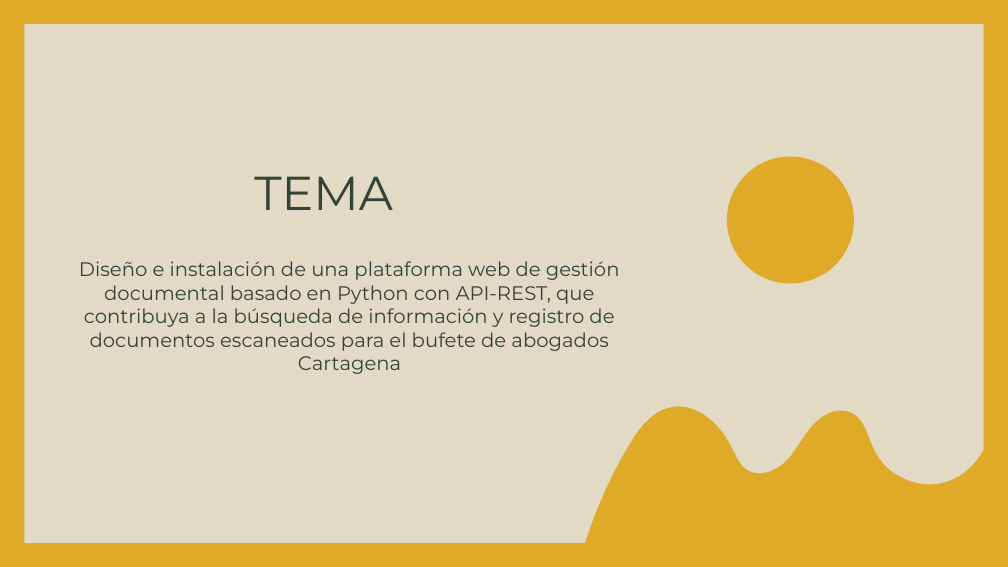
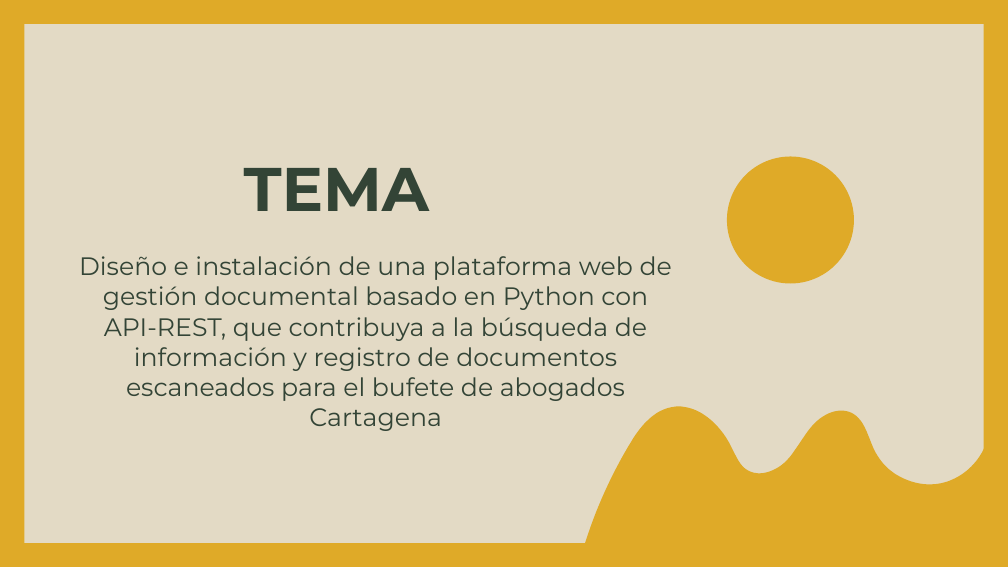
Before and after one commit to mo201801/trabajogrado, a slide deck: slide 2 of ocr-ppt.pptx. Drawn at 1008x567 pixels with LibreOffice and Linux fonts; fonts in the diff are those of the drawing; background and template pictures are left out. Boxes give left, top, right and bottom in pixels: in the first picture for what was removed or moved away, otherwise in the second. Text is boxed around its words. In the diff, an @@ line names an element or a change of style, - is before the commit and + after.

```diff
--- a/ocr-ppt.pptx
+++ b/ocr-ppt.pptx
@@ title "TEMA": place and size @@
-title "TEMA" at <box>254,176,393,210</box>
+title "TEMA" at <box>244,168,429,211</box>
@@ title "TEMA" at <box>244,168,429,211</box>: size 34 to 44 pt, bold on @@
@@ text "Diseño e instalación de una ..." at <box>79,256,672,431</box>: size 14 to 18 pt @@
```
Also in this commit, not shown: 2 other slides changed, 1 slide added.
